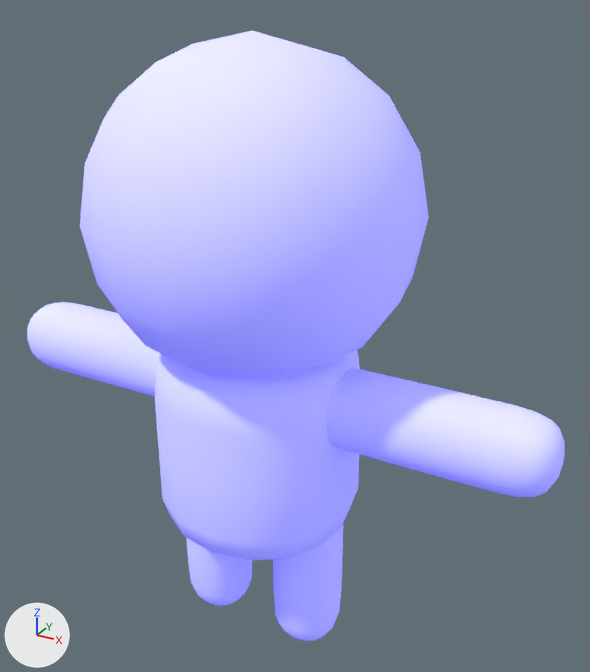
One commit to the glTF model models/stickman/scene.gltf: the scene before it, then after it.
One viewpoint serves both versions: a 50 mm camera at (0.459, -0.745, 0.797) aimed at (0.031, 0.033, 0.408). Lighting does not change. The marker at lower left points along +X, +Y and +Z. Where no turn or scale is listed for an object, it has been applied to the vertices.

In view in the first picture: 'Simple.Character_Material_0'.
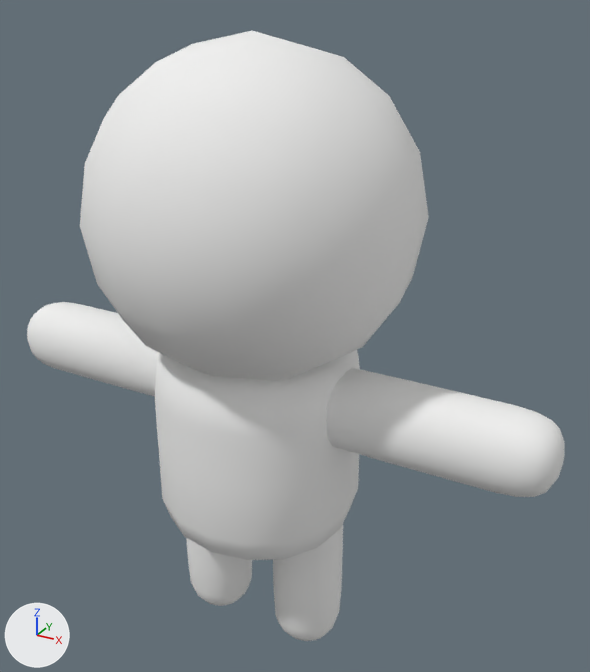
Pixel boxes (x1, y1, x2, y2) of what changed, in the pictures (590 x 672 px):
'Simple.Character_Material_0', recoloured, surface changed (blue to white)
    both: (27, 31, 565, 641)

What the commit changed:
In material 'Material' (mat_material), emission_color is no longer (0.0, 0.00115, 0.676), blue #0004d7.
In material 'Material' (mat_material), emission_strength is no longer 1.0.
